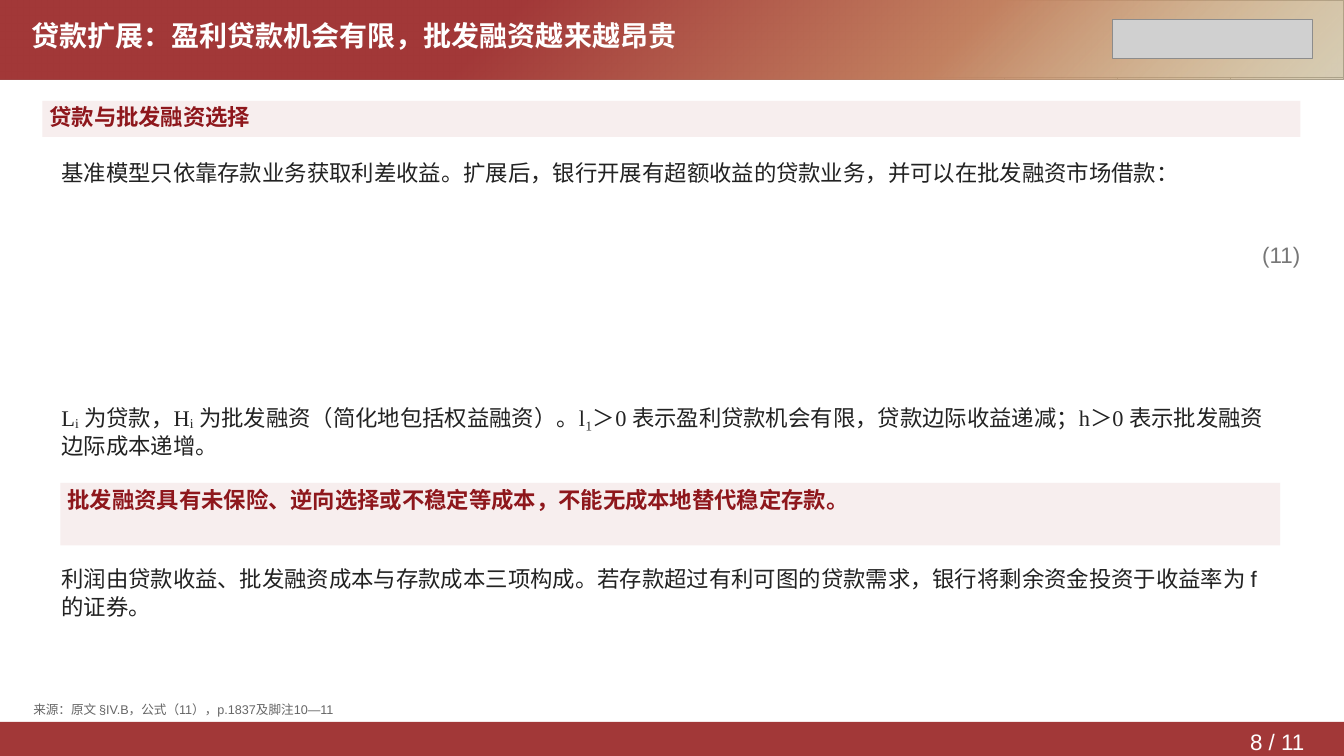
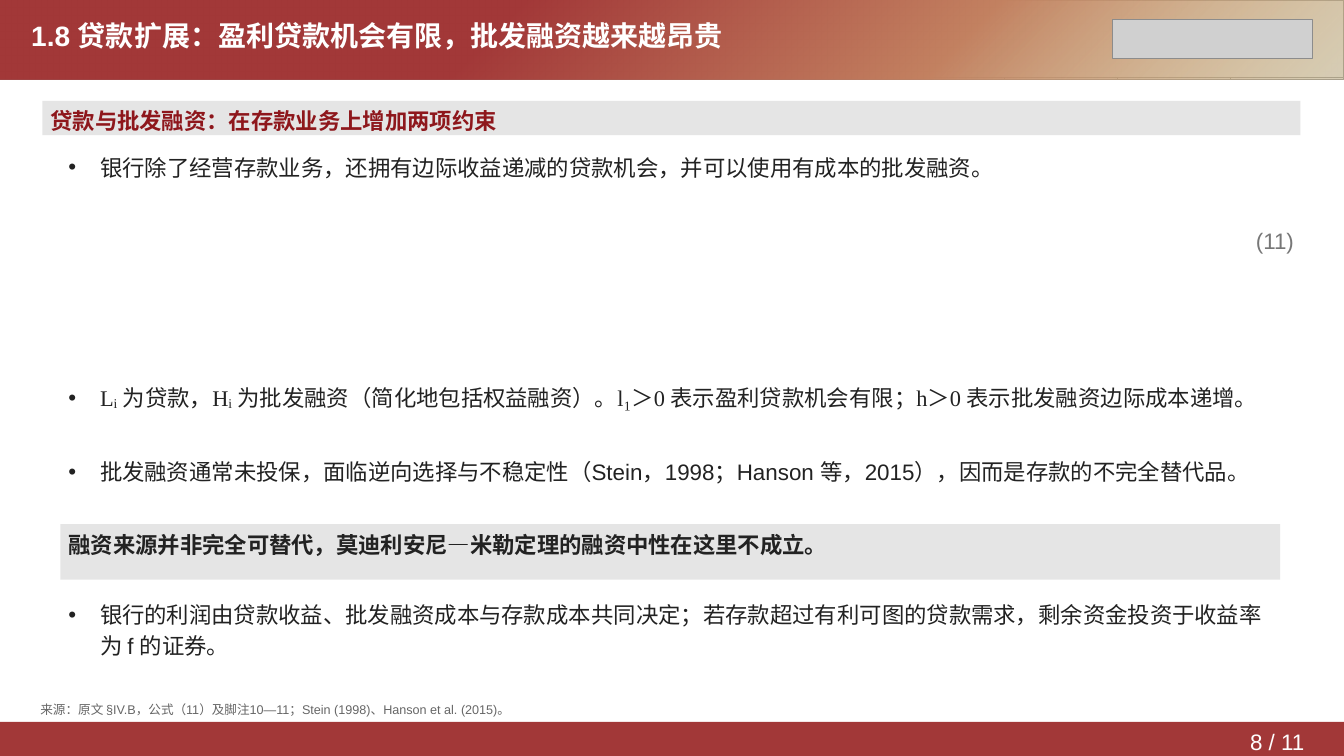
Before and after one commit to Yutingee/trial, a slide deck: slide 8 of deliverables/DepositsChannel-Model.pptx. Drawn at 1344x756 pixels with LibreOffice and Linux fonts; fonts in the diff are those of the drawing; grey boxes stand for pictures. Boxes give left, top, right and bottom in pixels: in the first picture for what was removed or moved away, otherwise in the second. Text is boxed around its words. In the diff, an @@ line names an element or a change of style, - is before the commit and + after.

```diff
--- a/deliverables/DepositsChannel-Model.pptx
+++ b/deliverables/DepositsChannel-Model.pptx
@@ text at (x1=31, y1=22, x2=723, y2=50): text changed @@
-贷款扩展：盈利贷款机会有限，批发融资越来越昂贵
+1.8 贷款扩展：盈利贷款机会有限，批发融资越来越昂贵
@@ rectangle "贷款与批发融资：在存款业务上增加两项约束" at (x1=42, y1=101, x2=1301, y2=135): fill #F7EEEE to #E5E5E5 @@
@@ text in rectangle at (x1=50, y1=110, x2=496, y2=131): text changed @@
-贷款与批发融资选择
+贷款与批发融资：在存款业务上增加两项约束
@@ text at (x1=100, y1=157, x2=994, y2=178): text changed @@
-基准模型只依靠存款业务获取利差收益。扩展后，银行开展有超额收益的贷款业务，并可以在批发融资市场借款：
+• 银行除了经营存款业务，还拥有边际收益递减的贷款机会，并可以使用有成本的批发融资。
@@ text "(11)" moved from (x1=1262, y1=247, x2=1300, y2=268) to (x1=1256, y1=233, x2=1294, y2=254) @@
@@ text "(11)" at (x1=1256, y1=233, x2=1294, y2=254): alignment right to left; line spacing 1.05 to 1.15 @@
@@ text at (x1=100, y1=387, x2=1257, y2=411): text changed @@
-Lᵢ 为贷款，Hᵢ 为批发融资（简化地包括权益融资）。l₁＞0 表示盈利贷款机会有限，贷款边际收益递减；h＞0 表示批发融资边际成本递增。
+• Lᵢ 为贷款，Hᵢ 为批发融资（简化地包括权益融资）。l₁＞0 表示盈利贷款机会有限；h＞0 表示批发融资边际成本递增。
@@ text "批发融资通常未投保，面临逆向选择与不稳定性（Stein，1998；Hanson 等，2015），因而是存款的不完全替代品 ..." moved from (x1=60, y1=483, x2=1280, y2=545) to (x1=100, y1=461, x2=1249, y2=484) @@
@@ text "批发融资通常未投保，面临逆向选择与不稳定性（Stein，1998；Hanson 等，2015），因而是存款的不完全替代品 ..." at (x1=100, y1=461, x2=1249, y2=484): fill #F7EEEE to none @@
@@ text at (x1=100, y1=461, x2=1249, y2=484): text changed; text colour #8E171C to #222222; bold off @@
-批发融资具有未保险、逆向选择或不稳定等成本，不能无成本地替代稳定存款。
+• 批发融资通常未投保，面临逆向选择与不稳定性（Stein，1998；Hanson 等，2015），因而是存款的不完全替代品。
@@ rectangle added at (x1=60, y1=524, x2=1280, y2=580), fill #E5E5E5, 16 pt, text #222222, bold @@
+融资来源并非完全可替代，莫迪利安尼—米勒定理的融资中性在这里不成立。
@@ text at (x1=100, y1=604, x2=1262, y2=656): text changed @@
-利润由贷款收益、批发融资成本与存款成本三项构成。若存款超过有利可图的贷款需求，银行将剩余资金投资于收益率为 f 的证券。
+• 银行的利润由贷款收益、批发融资成本与存款成本共同决定；若存款超过有利可图的贷款需求，剩余资金投资于收益率为 f 的证券。
@@ text at (x1=40, y1=703, x2=510, y2=717): text changed @@
-来源：原文 §IV.B，公式（11），p.1837及脚注10—11
+来源：原文 §IV.B，公式（11）及脚注10—11；Stein (1998)、Hanson et al. (2015)。
```
Also in this commit, not shown: 10 other slides changed, 3 other files.
